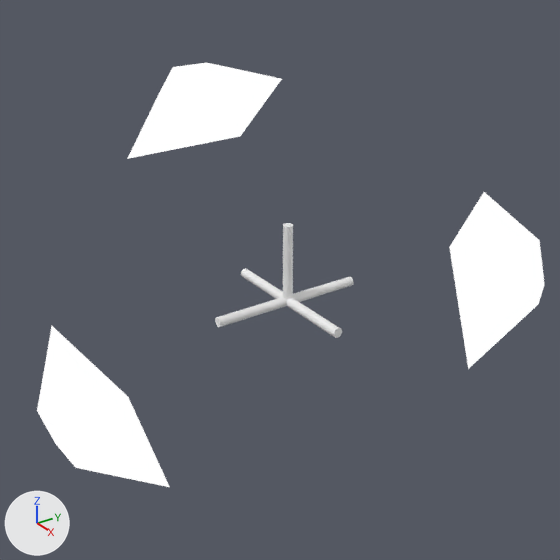
Before and after pictures for a commit that changed the Blender file assets/tangency.blend.
Both versions are drawn from the file's camera 'Camera.001'. The axes (+X, +Y, +Z) are drawn at lower left. The lights are the same throughout. The first picture is the older version.

Names of what the first picture shows: 'Camera step 75', 'Camera step 75.001', 'Camera step 75.002', 'Cylinder.003', 'Cylinder.006', 'Cylinder.009'.
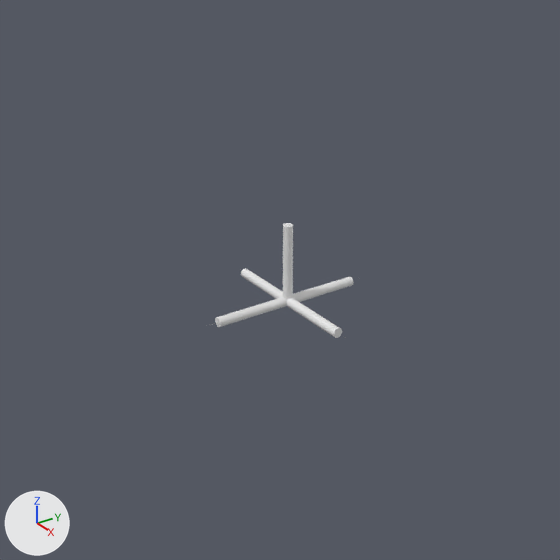
The change, as a diff of the scene's bpy script:
```diff
--- a/assets/tangency.blend.py
+++ b/assets/tangency.blend.py
@@ ob_camera_step_75 @@
-ob_camera_step_75 = bpy.data.objects.new('Camera step 75', me_cube_004)
-ob_camera_step_75.location = (0.38, -6.33, -1.37)
-ob_camera_step_75.rotation_euler = (1.85, 0.0, 0.0601)  # degrees (106, 0, 3.4)
-ob_camera_step_75.scale = (0.561, 0.561, 0.561)
@@ ob_camera_step_75_001 @@
-ob_camera_step_75_001 = bpy.data.objects.new('Camera step 75.001', me_cube_001)
-ob_camera_step_75_001.location = (5.0, 3.09, 1.88)
-ob_camera_step_75_001.rotation_euler = (1.332, 0.0, 2.124)  # degrees (76, 0, 122)
-ob_camera_step_75_001.scale = (0.561, 0.561, 0.561)
@@ ob_camera_step_75_002 @@
-ob_camera_step_75_002 = bpy.data.objects.new('Camera step 75.002', me_cube_002)
-ob_camera_step_75_002.location = (-4.44, -0.31, 4.9)
-ob_camera_step_75_002.rotation_euler = (0.785, 0.0, -1.501)  # degrees (45, 0, -86)
-ob_camera_step_75_002.scale = (0.561, 0.561, 0.561)
```

Pixel boxes (x1, y1, x2, y2) of what changed, in the pictures (560 x 560 px):
'Camera step 75', deleted: before (37, 326, 169, 487)
'Camera step 75.001', deleted: before (449, 192, 545, 369)
'Camera step 75.002', deleted: before (127, 63, 282, 159)
